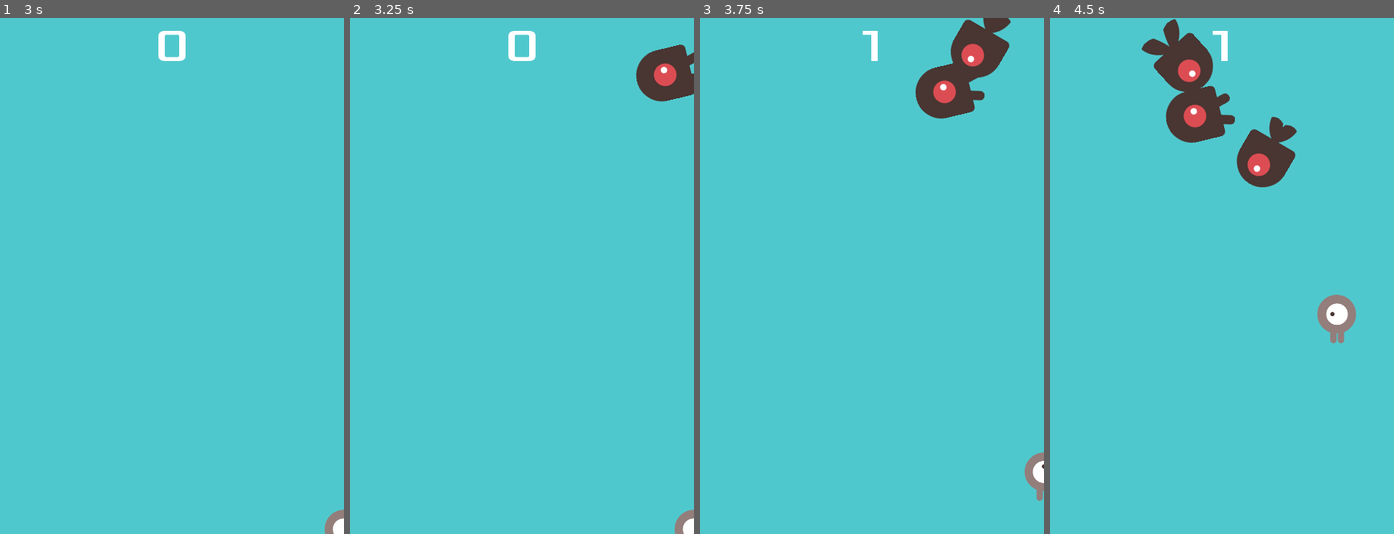
Above: before the commit, frames 1-4 (left to right).
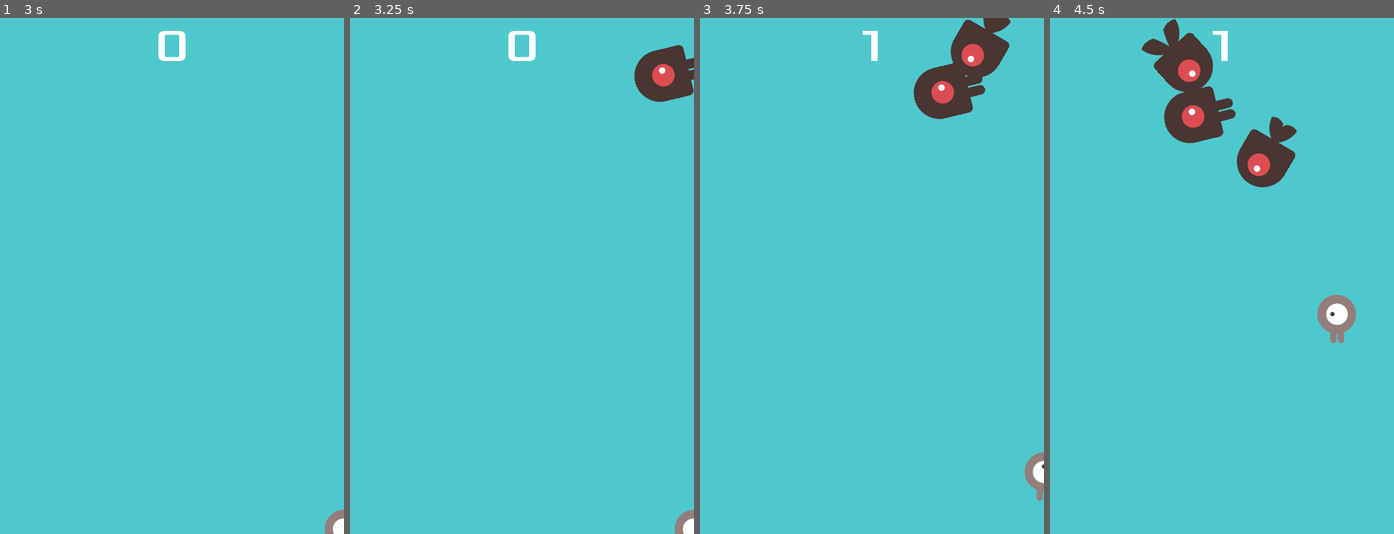
Above: after the commit, the same moments.

Repository: KL-7/godot-tutorial-dodge
Game: Godot game, scene res://scenes/Main/Main.tscn
The game is run twice, just before and just after one commit, with the same random seed, the same clock (stepped at 60 frames per second) and the same inputs. Before the commit the project starts from res://Main.tscn.
Inputs:
- Up to frame 1 (3 s): click "Start" at 0.5 s; tap Enter at 1.25 s; hold Right (ui_right) 1.28-2.03 s; hold Down (ui_down) 2.03-2.78 s; hold Right (ui_right) from 2.78 s (still down)
- Up to frame 2 (3.25 s): keep holding Right (ui_right)
- Up to frame 3 (3.75 s): release Right (ui_right) at 3.53 s; hold Up (ui_up) from 3.53 s (still down)
- Up to frame 4 (4.5 s): release Up (ui_up) at 4.28 s; hold Left (ui_left) from 4.28 s (still down)

Frame 1 is identical in both runs. In frame 2, 0.2% of the frame differs, in the area x 82-100%, y 5-17%; in frame 3, 0.3%; in frame 4, 0.4%, in the area x 33-54%, y 13-25%.

Commit message:
Clean directory structure

Diff:
--- a/project.godot
+++ b/project.godot
@@ -11,7 +11,7 @@
 [application]
 
 config/name="tutorial-dodge"
-run/main_scene="res://Main.tscn"
+run/main_scene="res://scenes/Main/Main.tscn"
 config/icon="res://icon.png"
 
 [display]
--- a/HUD.tscn
+++ b/scenes/HUD/HUD.tscn
@@ -1,7 +1,7 @@
 [gd_scene load_steps=6 format=2]
 
-[ext_resource path="res://dodge_assets/fonts/Xolonium-Regular.ttf" type="DynamicFontData" id=1]
-[ext_resource path="res://HUD.gd" type="Script" id=2]
+[ext_resource path="res://assets/fonts/Xolonium-Regular.ttf" type="DynamicFontData" id=1]
+[ext_resource path="res://scenes/HUD/HUD.gd" type="Script" id=2]
 
 [sub_resource type="DynamicFont" id=1]
 size = 64
--- a/Main.tscn
+++ b/scenes/Main/Main.tscn
@@ -1,11 +1,11 @@
 [gd_scene load_steps=8 format=2]
 
-[ext_resource path="res://Player.tscn" type="PackedScene" id=1]
-[ext_resource path="res://Main.gd" type="Script" id=2]
-[ext_resource path="res://Mob.tscn" type="PackedScene" id=3]
-[ext_resource path="res://HUD.tscn" type="PackedScene" id=4]
-[ext_resource path="res://dodge_assets/art/House In a Forest Loop.ogg" type="AudioStream" id=5]
-[ext_resource path="res://dodge_assets/art/gameover.wav" type="AudioStream" id=6]
+[ext_resource path="res://assets/art/House In a Forest Loop.ogg" type="AudioStream" id=1]
+[ext_resource path="res://assets/art/gameover.wav" type="AudioStream" id=2]
+[ext_resource path="res://scenes/HUD/HUD.tscn" type="PackedScene" id=3]
+[ext_resource path="res://scenes/Player/Player.tscn" type="PackedScene" id=4]
+[ext_resource path="res://scenes/Mob/Mob.tscn" type="PackedScene" id=5]
+[ext_resource path="res://scenes/Main/Main.gd" type="Script" id=6]
 
 [sub_resource type="Curve2D" id=1]
 _data = {
@@ -13,8 +13,8 @@
 }
 
 [node name="Main" type="Node"]
-script = ExtResource( 2 )
-Mob = ExtResource( 3 )
+script = ExtResource( 6 )
+Mob = ExtResource( 5 )
 
 [node name="ColorRect" type="ColorRect" parent="."]
 anchor_right = 1.0
@@ -24,7 +24,7 @@
 "_edit_use_anchors_": false
 }
 
-[node name="Player" parent="." instance=ExtResource( 1 )]
+[node name="Player" parent="." instance=ExtResource( 4 )]
 
 [node name="MobTimer" type="Timer" parent="."]
 wait_time = 0.5
@@ -43,13 +43,13 @@
 
 [node name="MobSpawnLocation" type="PathFollow2D" parent="MobPath"]
 
-[node name="HUD" parent="." instance=ExtResource( 4 )]
+[node name="HUD" parent="." instance=ExtResource( 3 )]
 
 [node name="Music" type="AudioStreamPlayer" parent="."]
-stream = ExtResource( 5 )
+stream = ExtResource( 1 )
 
 [node name="DeathSound" type="AudioStreamPlayer" parent="."]
-stream = ExtResource( 6 )
+stream = ExtResource( 2 )
 
 [connection signal="hit" from="Player" to="." method="game_over"]
 [connection signal="timeout" from="MobTimer" to="." method="_on_MobTimer_timeout"]
--- a/Mob.tscn
+++ b/scenes/Mob/Mob.tscn
@@ -1,26 +1,26 @@
 [gd_scene load_steps=10 format=2]
 
-[ext_resource path="res://dodge_assets/art/enemySwimming_1.png" type="Texture" id=1]
-[ext_resource path="res://dodge_assets/art/enemySwimming_2.png" type="Texture" id=2]
-[ext_resource path="res://dodge_assets/art/enemyWalking_2.png" type="Texture" id=3]
-[ext_resource path="res://dodge_assets/art/enemyWalking_1.png" type="Texture" id=4]
-[ext_resource path="res://dodge_assets/art/enemyFlyingAlt_2.png" type="Texture" id=5]
-[ext_resource path="res://dodge_assets/art/enemyFlyingAlt_1.png" type="Texture" id=6]
-[ext_resource path="res://Mob.gd" type="Script" id=7]
+[ext_resource path="res://scenes/Mob/Mob.gd" type="Script" id=1]
+[ext_resource path="res://assets/art/enemyWalking_1.png" type="Texture" id=2]
+[ext_resource path="res://assets/art/enemyFlyingAlt_2.png" type="Texture" id=3]
+[ext_resource path="res://assets/art/enemySwimming_1.png" type="Texture" id=4]
+[ext_resource path="res://assets/art/enemySwimming_2.png" type="Texture" id=5]
+[ext_resource path="res://assets/art/enemyFlyingAlt_1.png" type="Texture" id=6]
+[ext_resource path="res://assets/art/enemyWalking_2.png" type="Texture" id=7]
 
 [sub_resource type="SpriteFrames" id=1]
 animations = [ {
-"frames": [ ExtResource( 1 ), ExtResource( 2 ) ],
+"frames": [ ExtResource( 4 ), ExtResource( 5 ) ],
 "loop": true,
 "name": "swim",
 "speed": 3.0
 }, {
-"frames": [ ExtResource( 6 ), ExtResource( 5 ) ],
+"frames": [ ExtResource( 6 ), ExtResource( 3 ) ],
 "loop": true,
 "name": "fly",
 "speed": 3.0
 }, {
-"frames": [ ExtResource( 4 ), ExtResource( 3 ) ],
+"frames": [ ExtResource( 2 ), ExtResource( 7 ) ],
 "loop": true,
 "name": "walk",
 "speed": 3.0
@@ -33,7 +33,7 @@
 [node name="Mob" type="RigidBody2D" groups=["mobs"]]
 collision_mask = 0
 gravity_scale = 0.0
-script = ExtResource( 7 )
+script = ExtResource( 1 )
 __meta__ = {
 "_edit_group_": true
 }
@@ -42,7 +42,6 @@
 scale = Vector2( 0.75, 0.75 )
 frames = SubResource( 1 )
 animation = "walk"
-frame = 1
 playing = true
 
 [node name="CollisionShape2D" type="CollisionShape2D" parent="."]
--- a/Player.tscn
+++ b/scenes/Player/Player.tscn
@@ -1,19 +1,19 @@
 [gd_scene load_steps=8 format=2]
 
-[ext_resource path="res://dodge_assets/art/playerGrey_up2.png" type="Texture" id=1]
-[ext_resource path="res://dodge_assets/art/playerGrey_up1.png" type="Texture" id=2]
-[ext_resource path="res://dodge_assets/art/playerGrey_walk1.png" type="Texture" id=3]
-[ext_resource path="res://dodge_assets/art/playerGrey_walk2.png" type="Texture" id=4]
-[ext_resource path="res://Player.gd" type="Script" id=5]
+[ext_resource path="res://assets/art/playerGrey_up1.png" type="Texture" id=1]
+[ext_resource path="res://assets/art/playerGrey_walk1.png" type="Texture" id=2]
+[ext_resource path="res://assets/art/playerGrey_up2.png" type="Texture" id=3]
+[ext_resource path="res://scenes/Player/Player.gd" type="Script" id=4]
+[ext_resource path="res://assets/art/playerGrey_walk2.png" type="Texture" id=5]
 
 [sub_resource type="SpriteFrames" id=1]
 animations = [ {
-"frames": [ ExtResource( 2 ), ExtResource( 1 ) ],
+"frames": [ ExtResource( 1 ), ExtResource( 3 ) ],
 "loop": true,
 "name": "up",
 "speed": 5.0
 }, {
-"frames": [ ExtResource( 3 ), ExtResource( 4 ) ],
+"frames": [ ExtResource( 2 ), ExtResource( 5 ) ],
 "loop": true,
 "name": "walk",
 "speed": 5.0
@@ -24,7 +24,7 @@
 height = 14.0
 
 [node name="Player" type="Area2D"]
-script = ExtResource( 5 )
+script = ExtResource( 4 )
 __meta__ = {
 "_edit_group_": true
 }
Not shown, added: assets/art/House In a Forest Loop.ogg.import
Renamed: dodge_assets/art/enemyFlyingAlt_1.png -> assets/art/enemyFlyingAlt_1.png
Renamed: dodge_assets/art/enemyFlyingAlt_2.png -> assets/art/enemyFlyingAlt_2.png
Renamed: dodge_assets/art/enemySwimming_1.png -> assets/art/enemySwimming_1.png
Renamed: dodge_assets/art/enemySwimming_2.png -> assets/art/enemySwimming_2.png
Renamed: dodge_assets/art/enemyWalking_1.png -> assets/art/enemyWalking_1.png
Renamed: dodge_assets/art/enemyWalking_2.png -> assets/art/enemyWalking_2.png
Not shown, changed: assets/art/gameover.wav.import
Renamed: dodge_assets/art/playerGrey_up1.png -> assets/art/playerGrey_up1.png
Renamed: dodge_assets/art/playerGrey_up2.png -> assets/art/playerGrey_up2.png
Renamed: dodge_assets/art/playerGrey_walk1.png -> assets/art/playerGrey_walk1.png
Renamed: dodge_assets/art/playerGrey_walk2.png -> assets/art/playerGrey_walk2.png
(and 20 more such lines)
